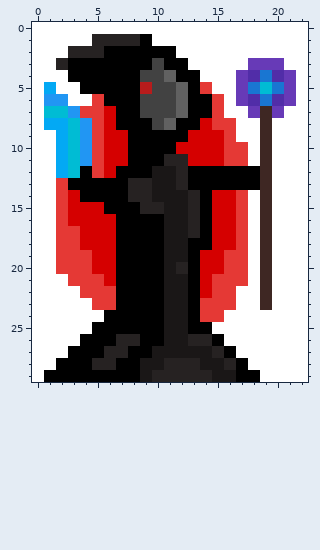
Pixel-art sprite, stored at Exemplos/Platformer/player/run/run_1.png. The picture above was drawn from the file before the commit.
The file is 23x30 pixels.
New version:
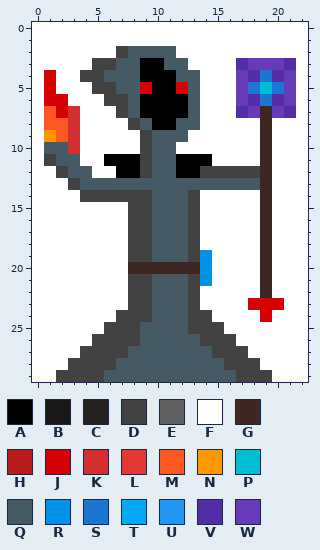
Palette (. is transparent): A #000000  B #1a1717  C #262222  D #424242  E #616161  F #ffffff  G #3e2723  H #b71c1c  J #d50000  K #d32f2f  L #e53935  M #ff5722  N #ff9800  P #00bcd4  Q #455a64  R #0091ea  S #1976d2  T #03a9f4  U #2196f3  V #512da8  W #673ab7
Change:
@@ x 0..22 @@
  0 FFFFFFFFFFFFFFFFFFFFFFF
- 1 FFFFFCCCCAFFFFFFFFFFFFF
- 2 FFFCCCAAAAAAFFFFFFFFFFF
- 3 FFCAAAAAAADAAFFFFFWWWFF
- 4 FFFAAAAAADDEAAFFFWVSVWF
- 5 FTFFAAAAAHDDEALFFWSPSWF
- 6 FUUFFLAAADDDEAALFWVSVWF
- 7 FPPULLJAADDDEAALFFWGWFF
- 8 FTTPULJAAADEAAJLLFFGFFF
- 9 FFTPULJJAAAAAJJJLFFGFFF
-10 FFTPULJJAAAAJJJJLLFGFFF
-11 FFTPULJJAAACCJJJLLFGFFF
-12 FFTPALJAAABBCAAAAAAGFFF
-13 FFLAAAAACCBBCAAAAAAGFFF
-14 FFLJAAAACCBBBCAJJLFGFFF
-15 FFLJJJAAACCBBCAJJLFGFFF
-16 FFLJJJJAAAABBCAJJLFGFFF
-17 FFLLJJJAAAABBCAJJLFGFFF
-18 FFLLJJJAAAABBAAJJLFGFFF
-19 FFLLLJJAAAABBAJJLLFGFFF
-20 FFLLLJJAAAABCAJJLLFGFFF
-21 FFFLLLJAAAABBAJLLLFGFFF
-22 FFFFLLLAAAABBAJLLFFGFFF
-23 FFFFFLLAAAABBALLLFFGFFF
-24 FFFFFFAAAAABBALLFFFFFFF
-25 FFFFFAAAAAABBAAFFFFFFFF
-26 FFFFAAACCAABBCCAFFFFFFF
-27 FFFAAACCAABBBBBCAFFFFFF
-28 FFAAACCAABBCCCBBCAFFFFF
-29 FAAAAAAAABCCCCCBBAAFFFF
+ 1 FFFFFFFFFFFFFFFFFFFFFFF
+ 2 FFFFFFFDQQQQFFFFFFFFFFF
+ 3 FFFFFDDQQAAQQFFFFVWWWVF
+ 4 FJFFDDQQQAAAQQFFFWVSVWF
+ 5 FJFFFDDQQJAAJQFFFWSPSWF
+ 6 FJJFFFDDQAAAAQFFFWVSVWF
+ 7 FMJKFFFDQAAAAQFFFVWGWVF
+ 8 FMMKFFFFDQAAQQFFFFFGFFF
+ 9 FNMKFFFFFDQQQFFFFFFGFFF
+10 FQQKFFFFFDQQFFFFFFFGFFF
+11 FDQQFFAAADQQAAAFFFFGFFF
+12 FFDQQFFAADQQAADDDDDGFFF
+13 FFFDQQQQQQQQQQQQQQQGFFF
+14 FFFFDDDDDDQQQDFFFFFGFFF
+15 FFFFFFFFDDQQQDFFFFFGFFF
+16 FFFFFFFFDDQQQDFFFFFGFFF
+17 FFFFFFFFDDQQQDFFFFFGFFF
+18 FFFFFFFFDDQQQDFFFFFGFFF
+19 FFFFFFFFDDQQQDRFFFFGFFF
+20 FFFFFFFFGGGGGGRFFFFGFFF
+21 FFFFFFFFDDQQQDRFFFFGFFF
+22 FFFFFFFFDDQQQDFFFFFGFFF
+23 FFFFFFFFDDQQQDFFFFJJJFF
+24 FFFFFFFDDDQQQDDFFFFJFFF
+25 FFFFFFDDDQQQQDDDFFFFFFF
+26 FFFFFDDDDQQQQQDDDFFFFFF
+27 FFFFDDDDQQQQQQQDDDFFFFF
+28 FFFDDDDQQQQQQQQQDDDFFFF
+29 FFDDDDQQQQQQQQQQQDDDFFF
Changed places in both pictures, as pixel boxes (x1, y1, x2, y2):
changed: (44, 34, 284, 382)
changed: (284, 58, 296, 118)
